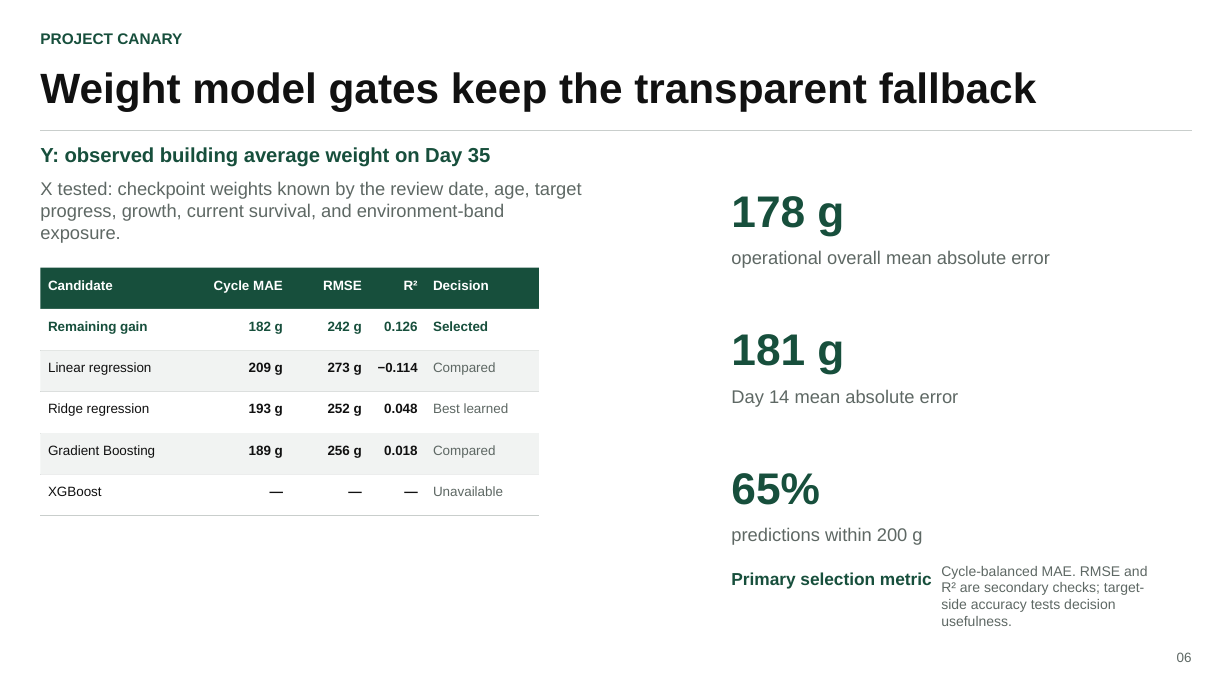
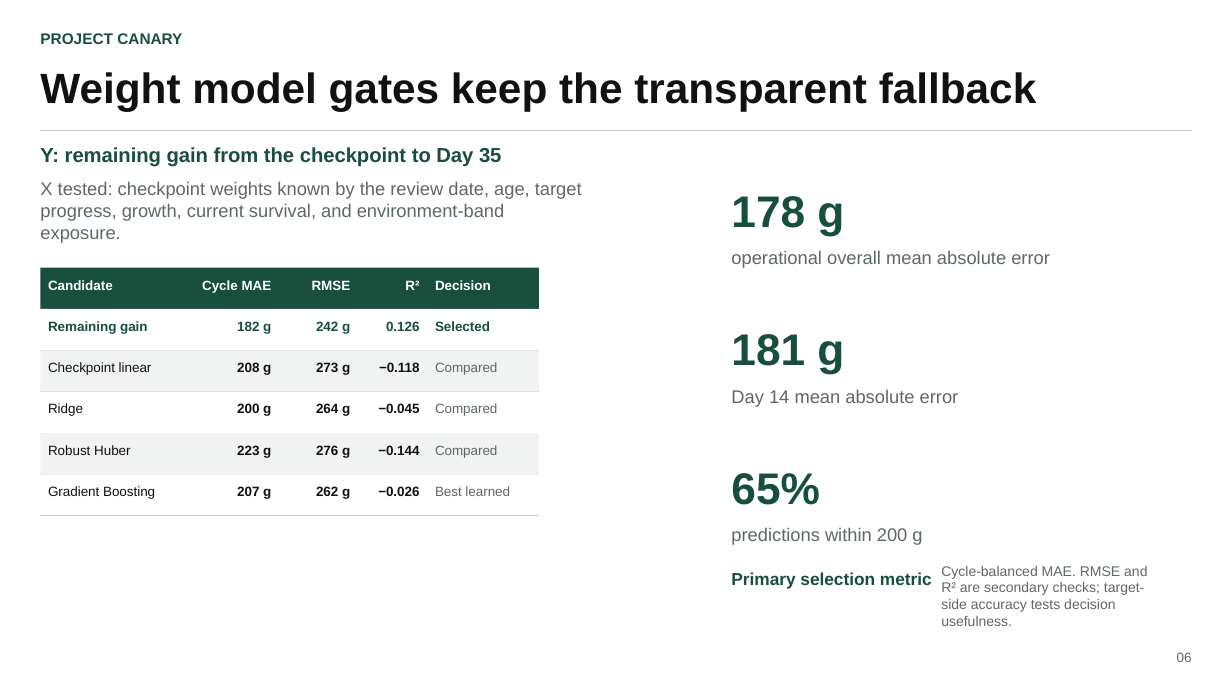
Before and after one commit to jourdandgo/Project_Canary_Capstone, a slide deck: slide 6 of docs/Project_Canary_Milestone_Update_Final.pptx. Drawn at 1232x693 pixels with LibreOffice and Linux fonts; fonts in the diff are those of the drawing. Boxes give left, top, right and bottom in pixels: in the first picture for what was removed or moved away, otherwise in the second. Text is boxed around its words. In the diff, an @@ line names an element or a change of style, - is before the commit and + after.

```diff
--- a/docs/Project_Canary_Milestone_Update_Final.pptx
+++ b/docs/Project_Canary_Milestone_Update_Final.pptx
@@ text at [40,147,501,167]: text changed @@
-Y: observed building average weight on Day 35
+Y: remaining gain from the checkpoint to Day 35
@@ text at [48,362,152,375]: text changed @@
-Linear regression
+Checkpoint linear
@@ text at [237,361,271,375]: text changed @@
-209 g
+208 g
@@ 5 texts: place and size @@
-5 texts at [214,280,362,375]
+5 texts at [202,280,351,375]
@@ text at [379,362,420,372]: text changed; size 10.2 to 10.5 pt @@
-−0.114
+−0.118
@@ text at [48,403,83,416]: text changed @@
-Ridge regression
+Ridge
@@ text at [237,403,271,417]: text changed @@
-193 g
+200 g
@@ text at [316,403,350,417]: text changed @@
-252 g
+264 g
@@ text at [378,403,419,413]: text changed @@
-0.048
+−0.045
@@ text added at [435,403,497,416], 10.5 pt, text #5E6864 @@
+Compared
@@ text added at [48,445,130,455], 10.5 pt, text #111111 @@
+Robust Huber
@@ text at [237,444,271,458]: text changed @@
-189 g
+223 g
@@ text at [316,444,350,458]: text changed @@
-256 g
+276 g
@@ text at [378,445,419,455]: text changed @@
-0.018
+−0.144
@@ text "Gradient Boosting": place and size @@
-text "Gradient Boosting" at [48,445,155,458]
+text "Gradient Boosting" at [48,486,155,499]
@@ text removed at [48,486,102,496] @@
-XGBoost
@@ text at [237,485,271,499]: text changed @@
-—
+207 g
@@ text at [316,485,350,499]: text changed @@
-—
+262 g
@@ text at [378,486,419,496]: text changed @@
-—
+−0.026
@@ text removed at [433,486,503,496] @@
-Unavailable
@@ text "Best learned": place and size @@
-text "Best learned" at [433,403,509,413]
+text "Best learned" at [435,486,510,496]
```
Also in this commit, not shown: 1 other slide changed, 39 other files.
